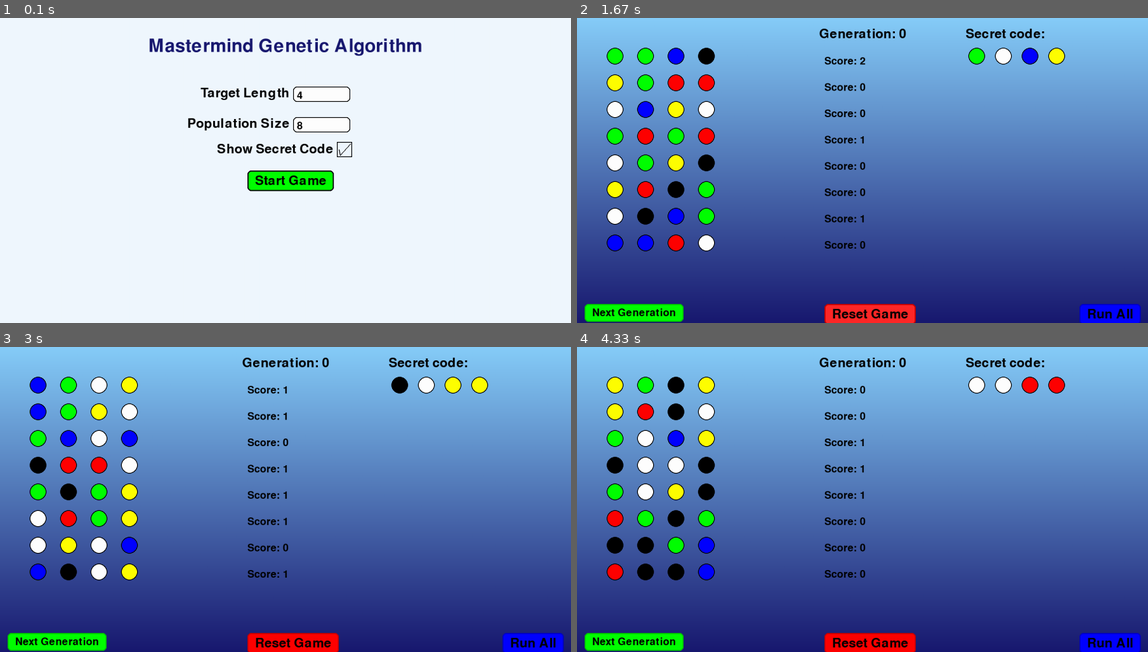
Above: before the commit, frames 1-4 (two rows, left to right).
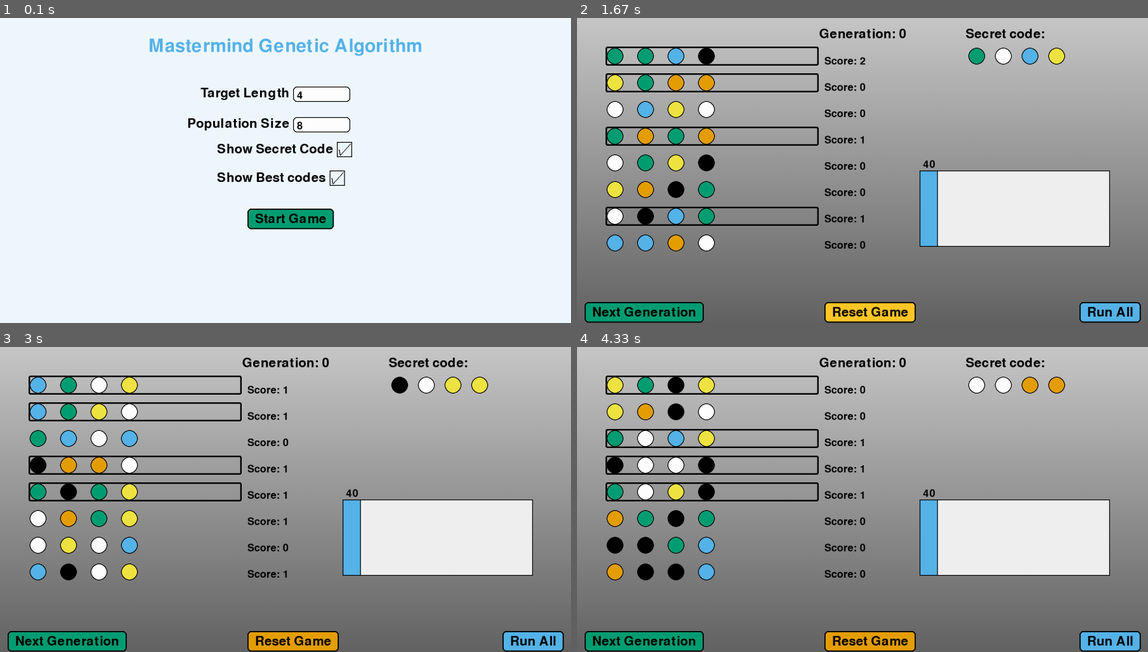
Above: after the commit, the same moments.

Repository: Totm33606/mastermind_app
Game: pygame game, started from mastermind_pygame.py
The game is run twice, just before and just after one commit, with the same random seed, the same clock (stepped at 60 frames per second) and the same inputs.
Inputs (mouse positions are in pixels of both pictures, inside the frame that each line leads up to):
- Up to frame 1 (0.1 s): no input
- Up to frame 2 (1.67 s): click "Start Game" at 0.38 s; click "Run All" at 0.72 s; click (685, 124) at 1.05 s; click "Reset Game" at 1.38 s
- Up to frame 3 (3 s): click (296, 395) at 1.72 s; click "Reset Game" at 2.05 s; click (268, 447) at 2.38 s
- Up to frame 4 (4.33 s): click "Next Generation" at 3.22 s; click (1039, 493) at 3.55 s; click "Reset Game" at 3.88 s; click (696, 441) at 4.22 s

The runs differ from the first frame. In frame 1, 3.2% of the frame differs, in the area x 26-74%, y 6-70%; in frame 2, 97%, in the area x 0-100%, y 0-100%; in frame 3, 97%; in frame 4, 97%.

Commit message:
Final version pygame

Diff:
--- a/mastermind_pygame.py
+++ b/mastermind_pygame.py
@@ -67,6 +67,7 @@
         self.target_length = 4
         self.population_size = 8
         self.show_secret_code = True
+        self.show_best = True
         self.input_active_target_length = False
         self.input_active_population_size = False
         self.target_length_input = str(self.target_length)
@@ -116,7 +117,7 @@
             screen.fill((240, 248, 255))  # Fond bleu clair (AliceBlue)
 
             # Titre
-            title_text = font_large.render("Mastermind Genetic Algorithm", True, (25, 25, 112))
+            title_text = font_large.render("Mastermind Genetic Algorithm", True, (86, 180, 233))
             screen.blit(title_text, (SCREEN_WIDTH // 2 - title_text.get_width() // 2, 50))
 
             # Labels et champs de saisie
@@ -135,17 +136,21 @@
             self.draw_input_field(input_x, 260, input_width, self.population_size_input, self.input_active_population_size)
 
             # Case à cocher pour afficher/cacher le code secret
-            checkbox = self.draw_checkbox(SCREEN_WIDTH // 2 - 180, 325, "Show Secret Code", self.show_secret_code)
+            checkbox_show_secret = self.draw_checkbox(SCREEN_WIDTH // 2 - 180, 325, "Show Secret Code", self.show_secret_code)
+
+            # Case à cocher pour afficher ou non les meilleurs scores
+            checkbox_show_best = self.draw_checkbox(SCREEN_WIDTH // 2 - 180, 400, "Show Best codes", self.show_best)
+
 
             # Bouton Start Game
             mouse_pos = pygame.mouse.get_pos()
             start_hover = SCREEN_WIDTH // 2 - 100 < mouse_pos[0] < SCREEN_WIDTH // 2 + 100 and 400 < mouse_pos[1] < 470
             start_button = self.draw_button(
                 x=SCREEN_WIDTH // 2 - 100,
-                y=400,
+                y=500,
                 text="Start Game",
                 font=font_medium,
-                bg_color=(0, 255, 0),         # Couleur verte
+                bg_color=(0, 158, 115),         # Couleur verte
                 text_color=(0, 0, 0),         # Texte noir
                 border_color=(0, 0, 0),       # Bordure noire
                 padding=20,
@@ -162,8 +167,10 @@
                     if start_button.collidepoint(event.pos):
                         self.start_game()
                         return
-                    elif checkbox.collidepoint(event.pos):
+                    elif checkbox_show_secret.collidepoint(event.pos):
                         self.show_secret_code = not self.show_secret_code  # Inverser l'état de la case à cocher
+                    elif checkbox_show_best.collidepoint(event.pos):
+                        self.show_best= not self.show_best
                     elif input_x < event.pos[0] < input_x + input_width and 180 < event.pos[1] < 220:
                         self.input_active_target_length = True
                         self.input_active_population_size = False
@@ -195,26 +202,31 @@
             population_size = self.population_size
 
         # Passer le paramètre show_secret_code au jeu
-        game = MastermindGame(target_length, population_size, show_secret_code=self.show_secret_code)
+        game = MastermindGame(target_length, population_size, show_secret_code=self.show_secret_code, show_best=self.show_best)
         game.run_game()
 
 
 class MastermindGame:
-    def __init__(self, target_length, population_size, show_secret_code=True):
+    def __init__(self, target_length, population_size, show_secret_code=True, show_best=True):
         self.target_length = target_length
         self.population_size = population_size
         self.show_secret_code = show_secret_code
+        self.show_best = show_best
         self.target_combination = generate_combination(target_length)
         self.population = [generate_combination(target_length) for _ in range(population_size)]
+        scored_population = [(combo, score_combination(combo, self.target_combination, exact_only=True)) for combo in self.population]
+        scored_population.sort(key=lambda x: x[1], reverse=True)
+        self.survivors = [combo for combo, _ in scored_population[:self.population_size // 2]]
         self.generation = 0
         self.found = False
+        self.secrets_found = []
 
     def get_color_from_name(self, color_name):
         color_map = {
-            "Red": (255, 0, 0),
-            "Blue": (0, 0, 255),
-            "Green": (0, 255, 0),
-            "Yellow": (255, 255, 0),
+            "Red": (230, 159, 0),
+            "Blue": (86, 180, 233),
+            "Green": (0, 158, 115),
+            "Yellow": (240, 228, 66),
             "Black": (0, 0, 0),
             "White": (255, 255, 255)
         }
@@ -234,6 +246,9 @@
             score = score_combination(combination, self.target_combination, exact_only=True)
             score_text = font_small.render(f"Score: {score}", True, (0, 0, 0))
             screen.blit(score_text, (650, y_offset + i * 69))
+
+            if self.show_best and combination in self.survivors:
+                pygame.draw.rect(screen, (0, 0, 0), (75, y_offset + i * 70 - 25, 560, 50), 4, border_radius=5)
 
     def draw_secret_code(self):
         for i, color in enumerate(self.target_combination):
@@ -269,18 +284,67 @@
         screen.blit(text_surface, (text_x, text_y))
         return pygame.Rect(x, y, button_width, button_height)
 
+    def draw_histogram(self):
+        if len(self.secrets_found) > 10:
+            temp = self.secrets_found[-1]
+            del self.secrets_found
+            self.secrets_found = [temp]
+
+        # Dimensions et position de l'histogramme
+        histogram_width = 500
+        histogram_height = 200
+        histogram_x = 900
+        histogram_y = SCREEN_HEIGHT - histogram_height - 200
+
+        # Calcul des échelles
+        max_iterations = max(self.secrets_found) if self.secrets_found else 1
+        bar_width = histogram_width / 10
+        scale = histogram_height / max_iterations
+
+        # Dessiner le fond de l'histogramme
+        pygame.draw.rect(screen, (240, 240, 240), (histogram_x, histogram_y, histogram_width, histogram_height))
+        pygame.draw.rect(screen, (0, 0, 0), (histogram_x, histogram_y, histogram_width, histogram_height), 2)
+
+        # Dessiner les barres
+        for i, iterations in enumerate(self.secrets_found):
+            bar_height = iterations * scale
+            bar_x = histogram_x + i * bar_width
+            bar_y = histogram_y + histogram_height - bar_height
+
+            # Barre
+            pygame.draw.rect(screen, (86, 180, 233), (bar_x, bar_y, bar_width - 2, bar_height))
+
+            # Bordure
+            pygame.draw.rect(screen, (0, 0, 0), (bar_x, bar_y, bar_width - 2, bar_height), width=2)
+
+            # Affichage nombre de générations
+            value_text = font_small.render(str(iterations), True, (0, 0, 0))  # Texte noir
+            text_x = bar_x + (bar_width - value_text.get_width()) // 2  # Centrer le texte horizontalement
+            text_y = bar_y - value_text.get_height() - 2  # Placer au-dessus de la barre
+            screen.blit(value_text, (text_x, text_y))
+
     def check_solution(self):
         for combination in self.population:
             if combination == self.target_combination:
                 self.found = True
+                self.secrets_found.append(self.generation)
                 break
 
     def reset_game(self):
         # Reset game variables
         self.generation = 0
         self.found = False
+
+        del self.target_combination
         self.target_combination = generate_combination(self.target_length)
+
+        del self.population
         self.population = [generate_combination(self.target_length) for _ in range(self.population_size)]
+
+        del self.survivors
+        scored_population = [(combo, score_combination(combo, self.target_combination, exact_only=True)) for combo in self.population]
+        scored_population.sort(key=lambda x: x[1], reverse=True)
+        self.survivors = [combo for combo, _ in scored_population[:self.population_size // 2]]
 
     def next_generation(self):
         if self.found:
@@ -290,6 +354,8 @@
         scored_population = [(combo, score_combination(combo, self.target_combination, exact_only=True)) for combo in self.population]
         scored_population.sort(key=lambda x: x[1], reverse=True)
         survivors = [combo for combo, _ in scored_population[:self.population_size // 2]]
+        del self.survivors
+        self.survivors = survivors
 
         if random.random() < MUTATION_RATE:
             survivors[-1] = mutate(survivors[-1], self.target_length)
@@ -299,6 +365,7 @@
             parents = random.sample(survivors, 2)
             new_population.append(crossover(parents[0], parents[1], self.target_length))
 
+        del self.population
         self.population = new_population
 
     def run_game(self):
@@ -307,7 +374,7 @@
         self.check_solution() # Si dans la pop init on trouve par miracle le code du 1er coup
         while running:
             # Dessiner le fond dégradé
-            self.draw_gradient_background(screen, (135, 206, 250), (25, 25, 112))  # Bleu ciel vers bleu nuit
+            self.draw_gradient_background(screen, (200, 200, 200), (100, 100, 100))  # Gris clair vers gris foncé
 
             if self.show_secret_code:
                  # Affichage de 'Secret Code'
@@ -316,13 +383,14 @@
                 screen.blit(secret_text, (SCREEN_WIDTH - 375 - secret_text.get_width() // 2, 25))
 
             self.draw_population()
+            self.draw_histogram()
 
             # Affichage de la génération
             generation_text = font_medium.render(f"Generation: {self.generation}", True, (0, 0, 0))
             screen.blit(generation_text, (SCREEN_WIDTH // 2 - generation_text.get_width() // 2, 25))
 
             # Coordonnées des boutons
-            button_y = SCREEN_HEIGHT - 50
+            button_y = SCREEN_HEIGHT - 55
 
             # Boutons interactifs
             mouse_pos = pygame.mouse.get_pos()
@@ -332,13 +400,13 @@
 
             # Dessiner les boutons
             next_gen_button = self.draw_button(
-                20, button_y, "Next Generation", font_small, (0, 255, 0), (0, 0, 0), (0, 200, 0), hover=next_gen_hover
+                20, button_y, "Next Generation", font_medium, (0, 158, 115), (0, 0, 0), (0, 0, 0), hover=next_gen_hover
             )
             run_all_button = self.draw_button(
-                SCREEN_WIDTH - 180, button_y, "Run All", font_medium, (0, 0, 255), (0, 0, 0), (0, 0, 200), hover=run_all_hover
+                SCREEN_WIDTH - 180, button_y, "Run All", font_medium, (86, 180, 233), (0, 0, 0), (0, 0, 0), hover=run_all_hover
             )
             reset_button = self.draw_button(
-                SCREEN_WIDTH // 2 - 100, button_y, "Reset Game", font_medium, (255, 0, 0), (0, 0, 0), (200, 0, 0), hover=reset_hover
+                SCREEN_WIDTH // 2 - 100, button_y, "Reset Game", font_medium, (230, 159, 0), (0, 0, 0), (0, 0, 0), hover=reset_hover
             )
 
             pygame.display.update()
